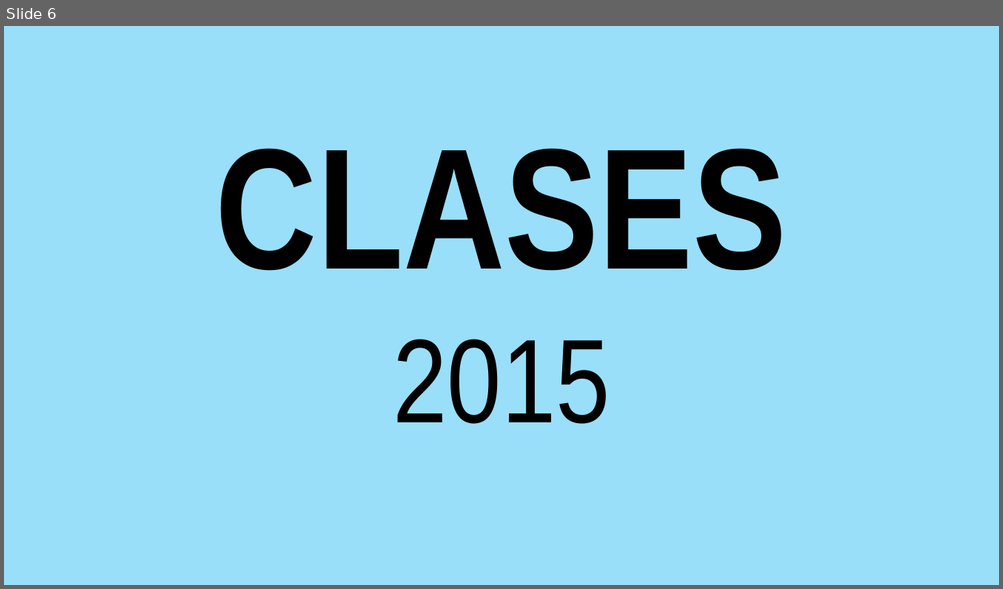
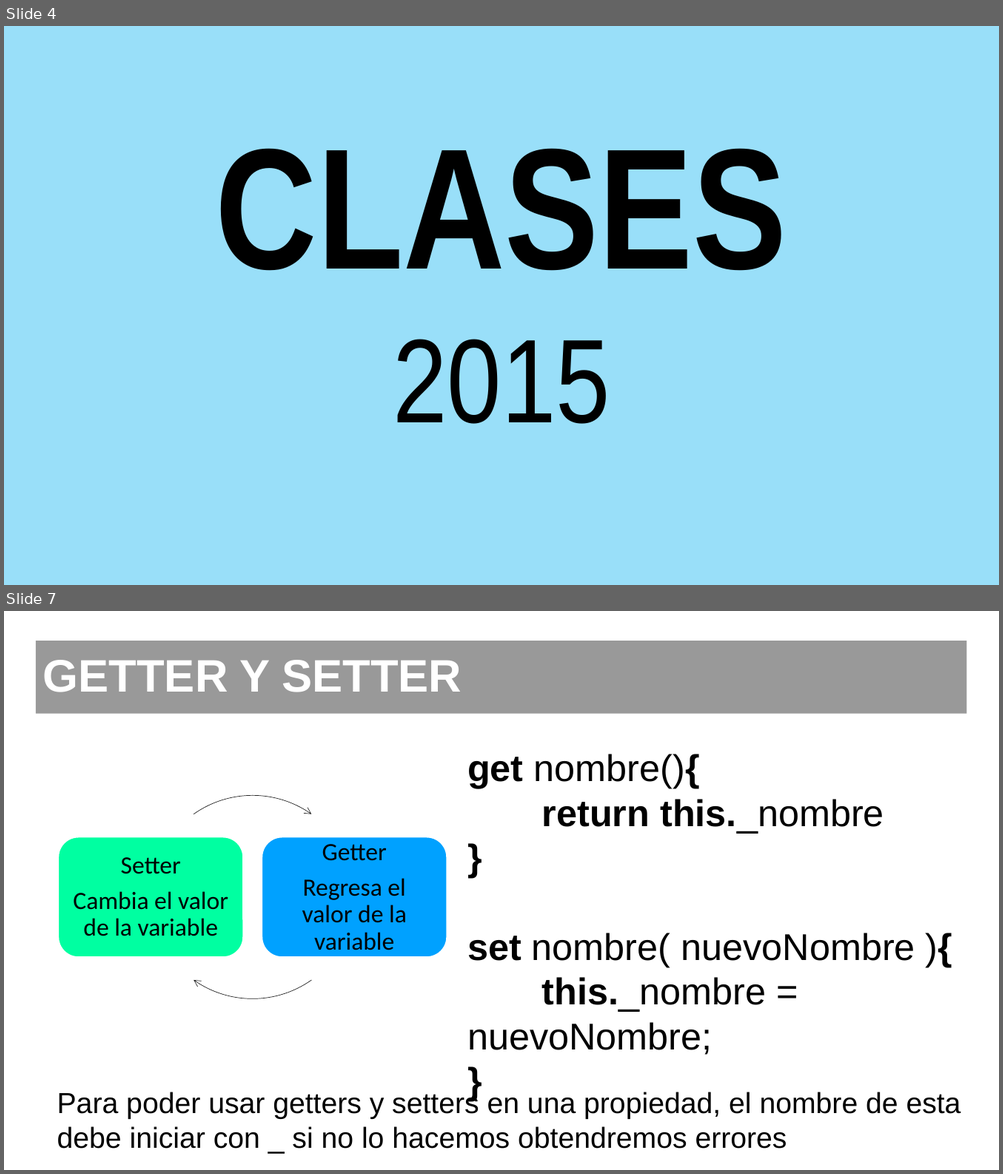
Before and after one commit to YPZ-24/Curso_FundamentosJS, a slide deck: Presentaciones/clase7.pptx. Shown one above the other, each under a label of ours: slide 6 before the commit, slides 4 and 7 after it; the slides between them are not shown. The pictures are 1003x589 and 1003x1174 pixels, drawn with LibreOffice and Linux fonts; fonts in the diff are those of the drawing; background and template pictures are left out. Boxes give left, top, right and bottom in pixels: in the first picture for what was removed or moved away, otherwise in the second. Text is boxed around its words. In the diff, an @@ line names an element or a change of style, - is before the commit and + after.

```diff
--- a/Presentaciones/clase7.pptx
+++ b/Presentaciones/clase7.pptx
@@ slide 7 added at [4,611,999,1170], background picture (left out) @@
@@ rectangle added at [35,641,966,714], fill #000000 at 40% opacity, 44 pt, text #FFFFFF, bold @@
+GETTER Y SETTER
@@ text added at [467,754,915,1055], 36 pt, text #000000 @@
+get nombre(){
+return this._nombre
+}
+set nombre( nuevoNombre ){
+this._nombre = nuevoNombre;
+}
@@ group added at [59,795,447,999]: 2 rounded rectangles, 2 texts, 2 freeform shapes @@
+Setter
+Cambia el valor de la variable
+Getter
+Regresa el valor de la variable
@@ text added at [57,1091,961,1149], 28 pt, text #000000 @@
+Para poder usar getters y setters en una propiedad, el nombre de esta debe iniciar con _ si no lo hacemos obtendremos errores
@@ what was slide 6 is now slide 4 @@
```
Also in this commit, not shown: 2 slides changed, 8 other slides added, 1 slide removed, 5 other files.
